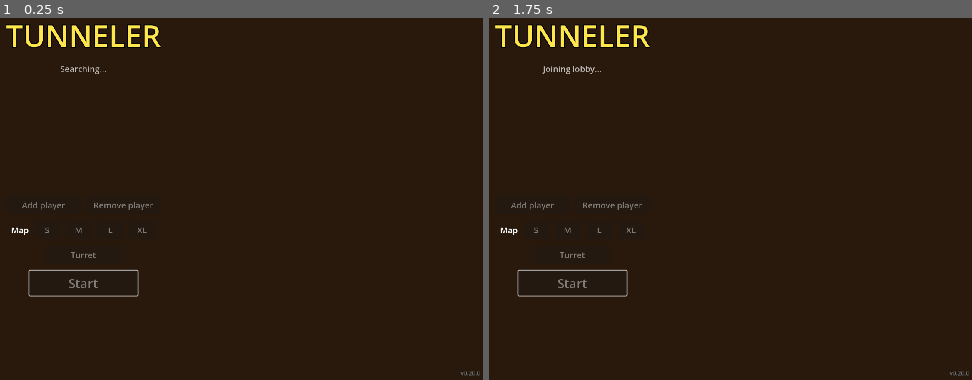
Above: before the commit, frames 1-2 (left to right).
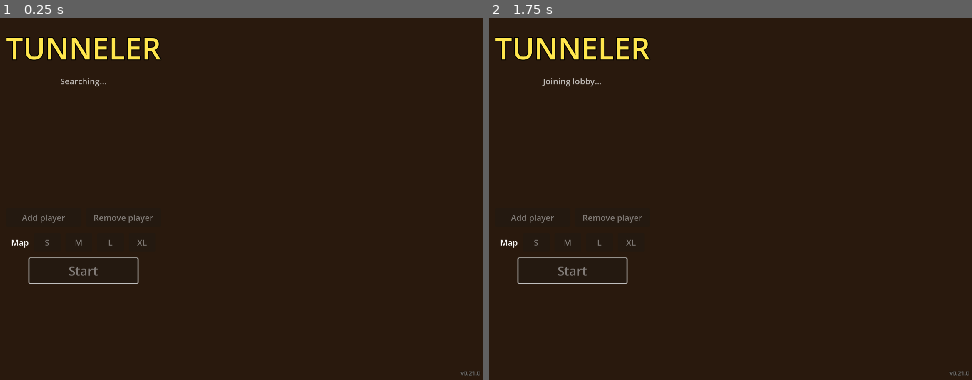
Above: after the commit, the same moments.

Repository: kocmitom/tunelar
Game: Godot game, scene res://scenes/ui/lobby.tscn
Same seed, same stepped clock (60 frames per second), same inputs: the game is played once before the commit and once after it.
Inputs:
- Up to frame 1 (0.25 s): no input
- Up to frame 2 (1.75 s): tap Enter at 0.5, 0.6 s; hold Right 0.53-1.28 s; tap Space at 0.77, 1.07, 1.25, 1.52 s; tap F at 0.8, 1.35 s; hold S from 1.28 s (still down); tap H at 1.55 s

The runs differ from the first frame. In frame 1, 2.6% of the frame differs, in the area x 1-99%, y 1-99%; in frame 2, 2.7%.

Commit message:
Release 0.21.0
Removes turret mode: the lobby toggle, the turret turn input from keys and the gamepad right stick, its network sync and the turret values in the developer panel. The barrel is drawn as part of the tank sprite again and always points where the tank drives, and a lone player drives with both WASD and the arrows. See CHANGELOG.md.

Diff:
--- a/project.godot
+++ b/project.godot
@@ -5,7 +5,7 @@
 [application]
 
 config/name="Tunneler"
-config/version="0.20.0"
+config/version="0.21.0"
 run/main_scene="res://scenes/ui/lobby.tscn"
 config/features=PackedStringArray("4.7")
 
--- a/scenes/tank/tank.tscn
+++ b/scenes/tank/tank.tscn
@@ -13,5 +13,3 @@
 shape = SubResource("CircleShape2D_tank")
 
 [node name="Sprite2D" type="Sprite2D" parent="."]
-
-[node name="Barrel" type="Sprite2D" parent="."]
--- a/scenes/ui/lobby.tscn
+++ b/scenes/ui/lobby.tscn
@@ -127,16 +127,6 @@
 button_group = SubResource("ButtonGroup_map")
 text = "XL"
 
-[node name="TurretButton" type="Button" parent="Center/Column"]
-unique_name_in_owner = true
-custom_minimum_size = Vector2(180, 44)
-layout_mode = 2
-size_flags_horizontal = 4
-focus_mode = 0
-theme_override_font_sizes/font_size = 20
-toggle_mode = true
-text = "Turret"
-
 [node name="StartButton" type="Button" parent="Center/Column"]
 unique_name_in_owner = true
 custom_minimum_size = Vector2(260, 60)
--- a/scripts/core/dev_settings.gd
+++ b/scripts/core/dev_settings.gd
@@ -8,7 +8,7 @@
 		"ENERGY_DRAIN_DIGGING", "ENERGY_RECHARGE_BASE", "ENERGY_REGEN_PASSIVE", "LOW_ENERGY", "SPEED_FACTOR_EMPTY",
 		"DIG_MARGIN", "ENERGY_COST_FIRE", "FIRE_COOLDOWN", "MAX_SHIELDS", "SHIELDS_PER_LEVEL",
 		"SHIELD_RECHARGE_BASE", "MAX_LEVEL", "UPGRADE_COST", "ENERGY_PER_LEVEL", "SPEED_PER_LEVEL",
-		"RADAR_PER_LEVEL", "ENERGY_COST_LASER", "ENERGY_COST_SPREAD", "TURRET_SPEED", "TURRET_LIMIT",
+		"RADAR_PER_LEVEL", "ENERGY_COST_LASER", "ENERGY_COST_SPREAD",
 	], ""],
 	["Bullet", Bullet, ["BULLET_SPEED", "MAX_BOUNCES", "DENT_RADIUS"], ""],
 	["Explosion", Explosion, ["RADIUS", "DURATION"], ""],
--- a/scripts/core/game_manager.gd
+++ b/scripts/core/game_manager.gd
@@ -44,7 +44,7 @@
 	await manager.ready
 	var player_count := router.assign_devices(Input.get_connected_joypads())
 	if Net.in_match:
-		setup(Net.slot_peers.size(), Net.match_seed, Net.local_slots, Net.map_size, Net.turret_mode)
+		setup(Net.slot_peers.size(), Net.match_seed, Net.local_slots, Net.map_size)
 	else:
 		setup(player_count)
 
@@ -63,7 +63,7 @@
 
 
 # local_slots are the players shown on this PC (all of them when empty).
-func setup(player_count: int, match_seed: int = randi(), local_slots: Array[int] = [], size_index: int = 1, turret: bool = false) -> void:
+func setup(player_count: int, match_seed: int = randi(), local_slots: Array[int] = [], size_index: int = 1) -> void:
 	if local_slots.is_empty():
 		local_slots = []
 		for i in player_count:
@@ -73,7 +73,6 @@
 	tanks.clear()
 	huds.clear()
 	rng.seed = match_seed
-	router.turret = turret
 
 	terrain = TerrainData.new(map_size.x, map_size.y)
 	renderer = TerrainRenderer.new()
@@ -88,7 +87,6 @@
 		tank.color = PLAYER_COLORS[i]
 		tank.terrain = terrain
 		tank.jelly = jelly
-		tank.turret = turret
 		tank.fired.connect(_on_tank_fired)
 		tank.destroyed.connect(_on_tank_destroyed)
 		manager.world_root.add_child(tank)
@@ -145,7 +143,7 @@
 	simulate(inputs)
 
 
-# One fixed TICK_DT step. inputs[player_id] = {"move": Vector2, "fire": bool, "turn": float}.
+# One fixed TICK_DT step. inputs[player_id] = {"move": Vector2, "fire": bool}.
 func simulate(inputs: Array[Dictionary]) -> void:
 	tick += 1
 	Net.apply_tunings(tick)
@@ -165,8 +163,6 @@
 		var input := inputs[tank.player_id]
 		tank.tick(TICK_DT)
 		tank.step_movement(TICK_DT, input["move"])
-		if tank.turret:
-			tank.turn_turret(TICK_DT, input["turn"])
 		if input["fire"]:
 			tank.try_fire()
 
--- a/scripts/core/input_router.gd
+++ b/scripts/core/input_router.gd
@@ -1,27 +1,24 @@
 class_name InputRouter
 extends Node
-## Tracks raw keyboard/joypad state and exposes uniform per-player actions (move, fire, turn).
+## Tracks raw keyboard/joypad state and exposes uniform per-player actions (move, fire).
 
 const MAX_PLAYERS := 6
 const DEADZONE := 0.5
 const KEYBOARD_BINDINGS := {
 	PlayerConfig.DeviceType.KEYBOARD_A: {
 		"up": [KEY_W], "down": [KEY_S], "left": [KEY_A], "right": [KEY_D],
-		"fire": [KEY_SPACE], "turn_left": [KEY_F], "turn_right": [KEY_H],
+		"fire": [KEY_SPACE],
 	},
 	PlayerConfig.DeviceType.KEYBOARD_B: {
 		"up": [KEY_UP], "down": [KEY_DOWN], "left": [KEY_LEFT], "right": [KEY_RIGHT],
-		"fire": [KEY_ENTER, KEY_KP_0], "turn_left": [KEY_KP_4], "turn_right": [KEY_KP_6],
+		"fire": [KEY_ENTER, KEY_KP_0],
 	},
 }
 const JOY_FIRE := JOY_BUTTON_A
 
 var players: Array[PlayerConfig] = []
-# Turret mode: a lone player aims with A/D and drives with the arrows.
-var turret := false
 var _keys := {}
 var _joy_axes := {}
-var _joy_turn := {}
 var _joy_buttons := {}
 # Presses since the last sample(), so taps shorter than one tick are not lost.
 var _keys_latched := {}
@@ -61,8 +58,6 @@
 			axes.x = event.axis_value
 		elif event.axis == JOY_AXIS_LEFT_Y:
 			axes.y = event.axis_value
-		elif event.axis == JOY_AXIS_RIGHT_X:
-			_joy_turn[event.device] = event.axis_value
 		_joy_axes[event.device] = axes
 	elif event is InputEventJoypadButton:
 		var button := Vector2i(event.device, event.button_index)
@@ -93,23 +88,11 @@
 	return _action(player_id, "fire", JOY_FIRE)
 
 
-# Turret turn from -1 (counter-clockwise) to 1 (clockwise).
-func get_turn(player_id: int) -> float:
-	if player_id >= players.size():
-		return 0.0
-	var cfg := players[player_id]
-	if cfg.device_type == PlayerConfig.DeviceType.JOYPAD:
-		var turn: float = _joy_turn.get(cfg.device_index, 0.0)
-		return turn if absf(turn) >= DEADZONE else 0.0
-	return _key(cfg, "turn_right") - _key(cfg, "turn_left")
-
-
 # Input for one simulation tick. Fire also reports taps since the previous sample.
 func sample(player_id: int) -> Dictionary:
 	var input := {
 		"move": get_movement_vector(player_id),
 		"fire": is_fire_pressed(player_id) or _action(player_id, "fire", JOY_FIRE, true),
-		"turn": get_turn(player_id),
 	}
 	if player_id < players.size():
 		var cfg := players[player_id]
@@ -123,17 +106,12 @@
 
 # One tick of input for this PC's single LAN player: every assigned device drives it.
 func sample_all() -> Dictionary:
-	var input := {"move": Vector2.ZERO, "fire": false, "turn": 0.0}
+	var input := {"move": Vector2.ZERO, "fire": false}
 	for cfg in players:
 		var s := sample(cfg.player_id)
-		if turret and cfg.device_type == PlayerConfig.DeviceType.KEYBOARD_A:
-			input["turn"] += signf(s["move"].x)
-		else:
-			input["move"] += s["move"]
+		input["move"] += s["move"]
 		input["fire"] = input["fire"] or s["fire"]
-		input["turn"] += s["turn"]
 	input["move"] = input["move"].limit_length(1.0)
-	input["turn"] = clampf(input["turn"], -1.0, 1.0)
 	return input
 
 
@@ -149,11 +127,11 @@
 
 
 # Controls of local player k in assign_devices order (fewer than 6 gamepads).
-static func device_label(k: int, turret := false) -> String:
+static func device_label(k: int) -> String:
 	if k == 0:
-		return "WASD + F/H + Space" if turret else "WASD + Space"
+		return "WASD + Space"
 	if k == 1:
-		return "Arrows + Num 4/6 + Enter" if turret else "Arrows + Enter"
+		return "Arrows + Enter"
 	return "Gamepad %d" % (k - 1)
 
 
--- a/scripts/core/net.gd
+++ b/scripts/core/net.gd
@@ -10,7 +10,7 @@
 const SEARCH_TIME := 1.5
 const BROADCAST_INTERVAL := 1.0
 const INPUT_DELAY := 2
-const IDLE := {"move": Vector2.ZERO, "fire": false, "turn": 0.0}
+const IDLE := {"move": Vector2.ZERO, "fire": false}
 const GAME_SCENE := "res://scenes/ui/viewport_grid.tscn"
 const LOBBY_SCENE := "res://scenes/ui/lobby.tscn"
 
@@ -26,15 +26,13 @@
 var match_seed := 0
 # Index into GameManager.MAP_SIZE_NAMES, set by the host for the whole lobby.
 var map_size := 1
-# Barrels turn on their own, set by the host for the whole lobby.
-var turret_mode := false
 # One entry per slot, so a PC with two players appears twice.
 var slot_peers: Array[int] = []
 # Player name per slot, fixed at the match start.
 var slot_names: Array = []
 var local_slots: Array[int] = []
 var sent_tick := 0
-# inputs[tick][slot] = {"move": Vector2, "fire": bool, "turn": float}, null until received.
+# inputs[tick][slot] = {"move": Vector2, "fire": bool}, null until received.
 var inputs := {}
 # tunings[tick] = [[key, value], ...], applied right before that tick is simulated.
 var tunings := {}
@@ -137,7 +135,7 @@
 				gone_slots[slot] = true
 	if is_host:
 		players.erase(id)
-		_set_players.rpc(players, map_size, turret_mode)
+		_set_players.rpc(players, map_size)
 
 
 func add_local_player() -> void:
@@ -154,7 +152,7 @@
 	var sender := multiplayer.get_remote_sender_id()
 	var others: int = slot_order(players).size() - players.get(sender, []).size()
 	players[sender] = _names(new_name, mini(maxi(count, 1), MAX_PLAYERS - others))
-	_set_players.rpc(players, map_size, turret_mode)
+	_set_players.rpc(players, map_size)
 
 
 func set_map_size(index: int) -> void:
@@ -164,25 +162,14 @@
 @rpc("any_peer", "call_local", "reliable")
 func _request_map_size(index: int) -> void:
 	map_size = index
-	_set_players.rpc(players, map_size, turret_mode)
-
-
-func set_turret_mode(on: bool) -> void:
-	_request_turret_mode.rpc_id(1, on)
-
-
-@rpc("any_peer", "call_local", "reliable")
-func _request_turret_mode(on: bool) -> void:
-	turret_mode = on
-	_set_players.rpc(players, map_size, turret_mode)
-
-
-# Reliable and ahead of _start_match, so every PC starts with the same map size and turret mode.
+	_set_players.rpc(players, map_size)
+
+
+# Reliable and ahead of _start_match, so every PC starts with the same map size.
 @rpc("authority", "call_local", "reliable")
-func _set_players(list: Dictionary, size: int, turret: bool) -> void:
+func _set_players(list: Dictionary, size: int) -> void:
 	players = list
 	map_size = size
-	turret_mode = turret
 	var own: Array = players.get(multiplayer.get_unique_id(), [])
 	if not own.is_empty():
 		local_count = own.size()
@@ -284,12 +271,12 @@
 func send_input(tick: int, local_inputs: Array[Dictionary]) -> void:
 	sent_tick = tick
 	for k in local_slots.size():
-		_receive_input.rpc(tick, local_slots[k], local_inputs[k]["move"], local_inputs[k]["fire"], local_inputs[k]["turn"])
-
-
-@rpc("any_peer", "call_local", "reliable")
-func _receive_input(tick: int, slot: int, move: Vector2, fire: bool, turn: float = 0.0) -> void:
-	_store(tick, slot, {"move": move, "fire": fire, "turn": turn})
+		_receive_input.rpc(tick, local_slots[k], local_inputs[k]["move"], local_inputs[k]["fire"])
+
+
+@rpc("any_peer", "call_local", "reliable")
+func _receive_input(tick: int, slot: int, move: Vector2, fire: bool) -> void:
+	_store(tick, slot, {"move": move, "fire": fire})
 
 
 # In a match the change lands on the tick after this PC's last sent input. Reliable RPCs from one peer arrive in order, so every PC has it before it can simulate that tick.
--- a/scripts/tank/tank.gd
+++ b/scripts/tank/tank.gd
@@ -36,12 +36,8 @@
 enum Special { SPREAD, LASER, JELLY, RADAR }
 static var ENERGY_COST_LASER := 1.25
 static var ENERGY_COST_SPREAD := 1.0
-# Radians per second the barrel turns in turret mode, up to TURRET_LIMIT either side of the front.
-static var TURRET_SPEED := PI
-static var TURRET_LIMIT := PI / 2.0
 
 static var _texture: ImageTexture
-static var _barrel_texture: ImageTexture
 
 @export var tank_radius: int = 3
 
@@ -50,10 +46,7 @@
 var terrain: TerrainData
 var energy: float = MAX_ENERGY
 var shields: float = MAX_SHIELDS
-# Barrel direction: the tank front turned by turret_angle.
 var facing: Vector2 = Vector2.UP
-var turret: bool = false
-var turret_angle: float = 0.0
 var home_rect: Rect2i
 var is_dead: bool = false
 var fire_cooldown: float = 0.0
@@ -68,19 +61,14 @@
 var _pad: int = -1
 
 @onready var sprite: Sprite2D = $Sprite2D
-@onready var barrel: Sprite2D = $Barrel
 @onready var shape: CollisionShape2D = $CollisionShape2D
 
 
 func _ready() -> void:
 	if _texture == null:
 		_texture = _build_texture()
-		_barrel_texture = _build_barrel_texture()
 	sprite.texture = _texture
 	sprite.self_modulate = color
-	barrel.texture = _barrel_texture
-	barrel.offset = Vector2(0.0, -1.5)
-	barrel.self_modulate = color
 
 
 func tick(delta: float) -> void:
@@ -144,7 +132,7 @@
 		energy = maxf(0.0, energy - ENERGY_DRAIN_IDLE * delta)
 		return
 
-	facing = dir.rotated(turret_angle)
+	facing = dir
 	rotation = dir.angle() + PI / 2.0
 
 	# The tunnel is DIG_MARGIN wider than the body; probe just outside it so solid earth always reads as DIRT.
@@ -174,12 +162,6 @@
 		jelly.lay(global_position, player_id, color)
 
 
-func turn_turret(delta: float, turn: float) -> void:
-	turret_angle = clampf(turret_angle + turn * TURRET_SPEED * delta, -TURRET_LIMIT, TURRET_LIMIT)
-	facing = Vector2.UP.rotated(rotation + turret_angle)
-	barrel.rotation = turret_angle
-
-
 func try_fire() -> bool:
 	var cost := ENERGY_COST_FIRE
 	if special == Special.LASER:
@@ -244,8 +226,6 @@
 	position = pos
 	rotation = 0.0
 	facing = Vector2.UP
-	turret_angle = 0.0
-	barrel.rotation = 0.0
 	velocity = Vector2.ZERO
 	energy = max_energy()
 	shields = max_shields()
@@ -269,10 +249,6 @@
 	for y in range(2, 7):
 		for x in range(1, 6):
 			img.set_pixel(x, y, Color.WHITE)
+	for y in range(0, 4):
+		img.set_pixel(3, y, Color(0.85, 0.85, 0.85))
 	return ImageTexture.create_from_image(img)
-
-
-static func _build_barrel_texture() -> ImageTexture:
-	var img := Image.create(1, 4, false, Image.FORMAT_RGBA8)
-	img.fill(Color(0.85, 0.85, 0.85))
-	return ImageTexture.create_from_image(img)
--- a/scripts/ui/lobby.gd
+++ b/scripts/ui/lobby.gd
@@ -8,7 +8,6 @@
 @onready var start_button: Button = %StartButton
 # In GameManager.MAP_SIZE_NAMES order, after the "Map" label.
 @onready var map_buttons: Array = %MapSize.get_children().slice(1)
-@onready var turret_button: Button = %TurretButton
 @onready var version_label: Label = $VersionLabel
 
 
@@ -20,7 +19,6 @@
 	Input.joy_connection_changed.connect(func(_device: int, _connected: bool) -> void: _refresh())
 	for i in map_buttons.size():
 		map_buttons[i].pressed.connect(Net.set_map_size.bind(i))
-	turret_button.toggled.connect(Net.set_turret_mode)
 	Net.start()
 	_refresh()
 	start_button.grab_focus()
@@ -41,7 +39,7 @@
 			var label := Label.new()
 			label.text = Net.players[id][k]
 			if id == my_id and own.size() > 1:
-				label.text += "  (%s)" % InputRouter.device_label(k, Net.turret_mode)
+				label.text += "  (%s)" % InputRouter.device_label(k)
 			label.horizontal_alignment = HORIZONTAL_ALIGNMENT_CENTER
 			label.add_theme_font_size_override("font_size", 28)
 			label.add_theme_color_override("font_color", GameManager.PLAYER_COLORS[slot])
@@ -54,8 +52,6 @@
 	for i in map_buttons.size():
 		map_buttons[i].set_pressed_no_signal(i == Net.map_size)
 		map_buttons[i].disabled = own.is_empty()
-	turret_button.set_pressed_no_signal(Net.turret_mode)
-	turret_button.disabled = own.is_empty()
 
 
 func _on_add_button_pressed() -> void:
--- a/tests/integration/test_round_loop.gd
+++ b/tests/integration/test_round_loop.gd
@@ -95,25 +95,6 @@
 	gm.manager.free()
 
 
-func test_turret_mode() -> void:
-	var manager: ViewportManager = GridScene.instantiate()
-	tree.root.add_child(manager)
-	var gm: GameManager = manager.get_node("GameManager")
-	gm.router.assign_devices([] as Array[int])
-	gm.setup(2, 1234, [], 1, true)
-	check(gm.tanks.all(func(t: Tank) -> bool: return t.turret), "every tank has a turret")
-	gm.tanks[0].position.y = gm.tanks[0].home_rect.position.y - 5
-	_press(gm, KEY_H, true)
-	_run(gm, 0.5)
-	_press(gm, KEY_H, false)
-	check(gm.tanks[0].facing.is_equal_approx(Vector2.RIGHT), "H turns P1's turret clockwise")
-	check_eq(gm.tanks[1].facing, Vector2.UP, "P2's turret untouched")
-	gm.tanks[0].try_fire()
-	var bullet: Bullet = gm.bullets_root.get_child(0)
-	check(bullet.velocity.normalized().is_equal_approx(Vector2.RIGHT), "the bullet flies along the turret")
-	gm.manager.free()
-
-
 func test_hud_shows_shields() -> void:
 	var gm := _make_game(2)
 	gm.tanks[0].position.y = gm.tanks[0].home_rect.position.y - 5
--- a/tests/unit/test_lockstep.gd
+++ b/tests/unit/test_lockstep.gd
@@ -21,12 +21,11 @@
 	net._receive_input(tick + 1, 0, Vector2.UP, false)
 	net._receive_input(tick, 0, Vector2.RIGHT, false)
 	check(net.take_inputs(tick).is_empty(), "slot 1 still missing")
-	net._receive_input(tick, 1, Vector2.DOWN, false, -1.0)
+	net._receive_input(tick, 1, Vector2.DOWN, false)
 	var inputs: Array[Dictionary] = net.take_inputs(tick)
 	check_eq(inputs.size(), 3, "complete once all slots arrived")
 	check_eq(inputs[0]["move"], Vector2.RIGHT, "slot 0 input")
 	check(inputs[2]["fire"], "slot 2 fire")
-	check_eq(inputs[1]["turn"], -1.0, "slot 1 turret turn")
 	check(net.take_inputs(tick).is_empty(), "a tick is taken once")
 	net.free()
 
@@ -41,7 +40,6 @@
 	check_eq(inputs.size(), 2, "tick runs without the gone peer")
 	check_eq(inputs[1]["move"], Vector2.ZERO, "gone slot does not move")
 	check(not inputs[1]["fire"], "gone slot does not fire")
-	check_eq(inputs[1]["turn"], 0.0, "gone slot does not turn")
 	net.free()
 
 
@@ -99,26 +97,6 @@
 	router.free()
 
 
-func test_turret_aim_keys() -> void:
-	var router := InputRouter.new()
-	router.assign_devices([] as Array[int])
-	_press_keys(router, [KEY_W, KEY_RIGHT])
-	check(router.sample_local(1)[0]["move"].is_equal_approx(Vector2(1, -1).normalized()), "without turret mode WASD and the arrows both drive")
-	router.turret = true
-	var solo := router.sample_local(1)
-	check_eq(solo[0]["move"], Vector2.RIGHT, "in turret mode a lone player drives with the arrows")
-	check_eq(solo[0]["turn"], 0.0, "W does not drive or turn")
-	_press_keys(router, [KEY_D])
-	check_eq(router.sample_local(1)[0]["turn"], 1.0, "D turns the turret right")
-	_press_keys(router, [KEY_H, KEY_KP_6])
-	var pair := router.sample_local(2)
-	check_eq(pair[0]["turn"], 1.0, "player 1 turns with F/H")
-	check_eq(pair[1]["move"], Vector2.RIGHT, "player 2 still drives with the arrows")
-	check_eq(pair[1]["turn"], 1.0, "player 2 turns with numpad 4/6")
-	check_eq(InputRouter.device_label(0, true), "WASD + F/H + Space", "turret lobby label for player 1")
-	router.free()
-
-
 func test_same_seed_and_inputs_stay_in_sync() -> void:
 	var games: Array[GameManager] = []
 	for g in 2:
--- a/tests/unit/test_tank_mechanics.gd
+++ b/tests/unit/test_tank_mechanics.gd
@@ -85,23 +85,6 @@
 	check_near(empty_t.position.x, full_t.position.x, 0.001, "empty battery drives full speed in dug tunnels")
 	full_t.free()
 	empty_t.free()
-
-
-func test_turret_turns_on_its_own() -> void:
-	var terrain := TerrainData.new()
-	var tank := _spawn(terrain, Vector2(60, 100))
-	_drive(tank, Vector2.RIGHT, 0.2)
-	check_eq(tank.facing, Vector2.RIGHT, "without turret mode the barrel follows the movement")
-	tank.turret = true
-	tank.turn_turret(0.5, -1.0)
-	check(tank.facing.is_equal_approx(Vector2.UP), "turning left rotates counter-clockwise")
-	check(tank.fire_directions()[0].is_equal_approx(Vector2.UP), "shots follow the barrel")
-	check(is_equal_approx(tank.barrel.rotation, -PI / 2.0), "barrel sprite points along the barrel")
-	tank.turn_turret(0.5, -1.0)
-	check(is_equal_approx(tank.turret_angle, -Tank.TURRET_LIMIT), "the barrel never turns behind the tank")
-	_drive(tank, Vector2.DOWN, 0.2)
-	check(tank.facing.is_equal_approx(Vector2.RIGHT), "the barrel turns with the tank")
-	tank.free()
 
 
 func test_bedrock_blocks() -> void:
Not shown, changed: CHANGELOG.md
